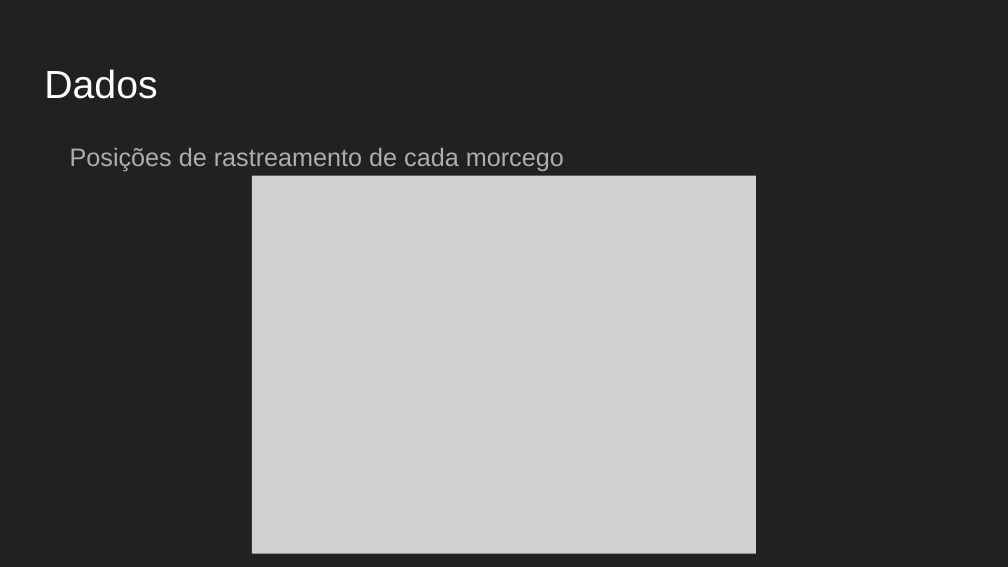
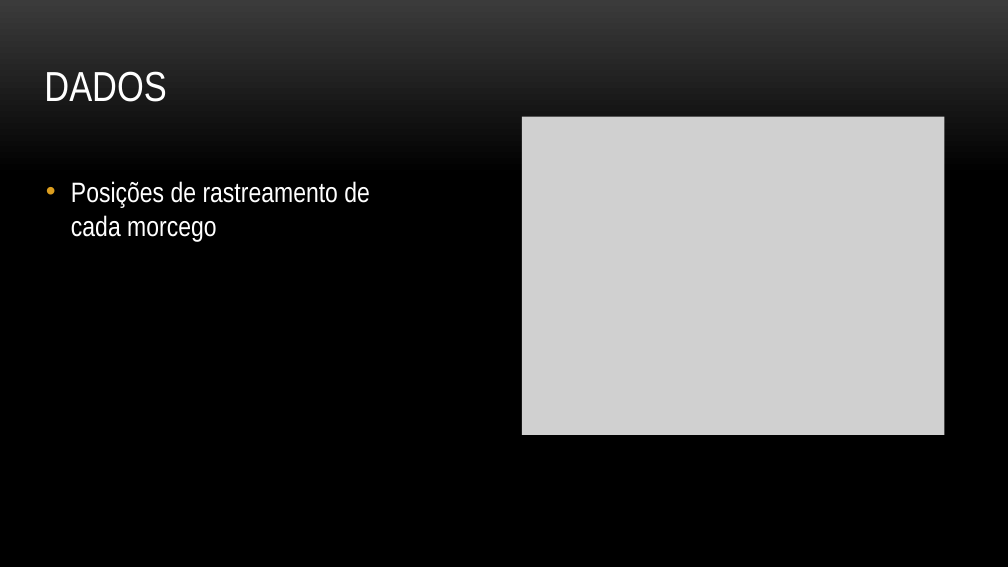
Before and after one commit to rrbarioni/BatVis-visualizacao-2017-1, a slide deck: slide 8 of files/Apresentacao_BatVis.pptx. Drawn at 1008x567 pixels with LibreOffice and Linux fonts; fonts in the diff are those of the drawing; grey boxes stand for pictures; background and template pictures are left out. Boxes give left, top, right and bottom in pixels: in the first picture for what was removed or moved away, otherwise in the second. Text is boxed around its words. In the diff, an @@ line names an element or a change of style, - is before the commit and + after.

```diff
--- a/files/Apresentacao_BatVis.pptx
+++ b/files/Apresentacao_BatVis.pptx
@@ background #212121 to picture (left out) @@
@@ title at box(44, 71, 166, 102): text changed; size 28 to 30 pt; font Arial to Arial Narrow @@
-Dados
+DADOS
@@ picture: place and size @@
-picture at box(252, 175, 756, 553)
+picture at box(522, 117, 944, 435)
@@ text "Posições de rastreamento de cada ...": place and size @@
-text "Posições de rastreamento de cada ..." at box(70, 148, 564, 172)
+text "Posições de rastreamento de cada ..." at box(71, 181, 370, 241)
@@ text "Posições de rastreamento de cada ..." at box(71, 181, 370, 241): size 18 to 20 pt, font Arial to Arial Narrow, text colour #ADADAD to #FFFFFF; bullet none to •; line spacing 1.15 to 1; less space between paragraphs @@
```
Also in this commit, not shown: 7 other slides changed, 2 slides added, 1 slide removed, 1 other file.
